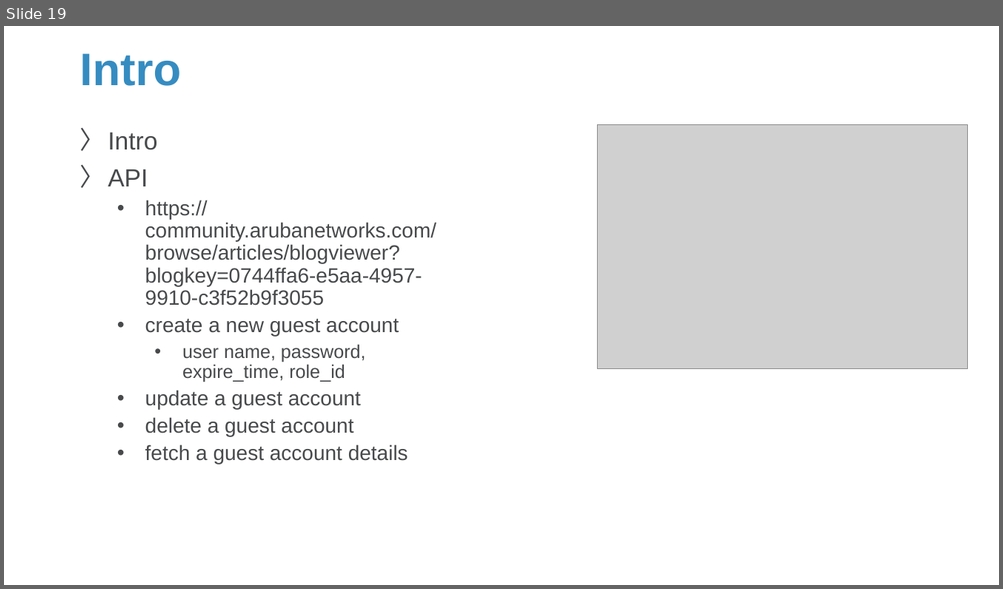
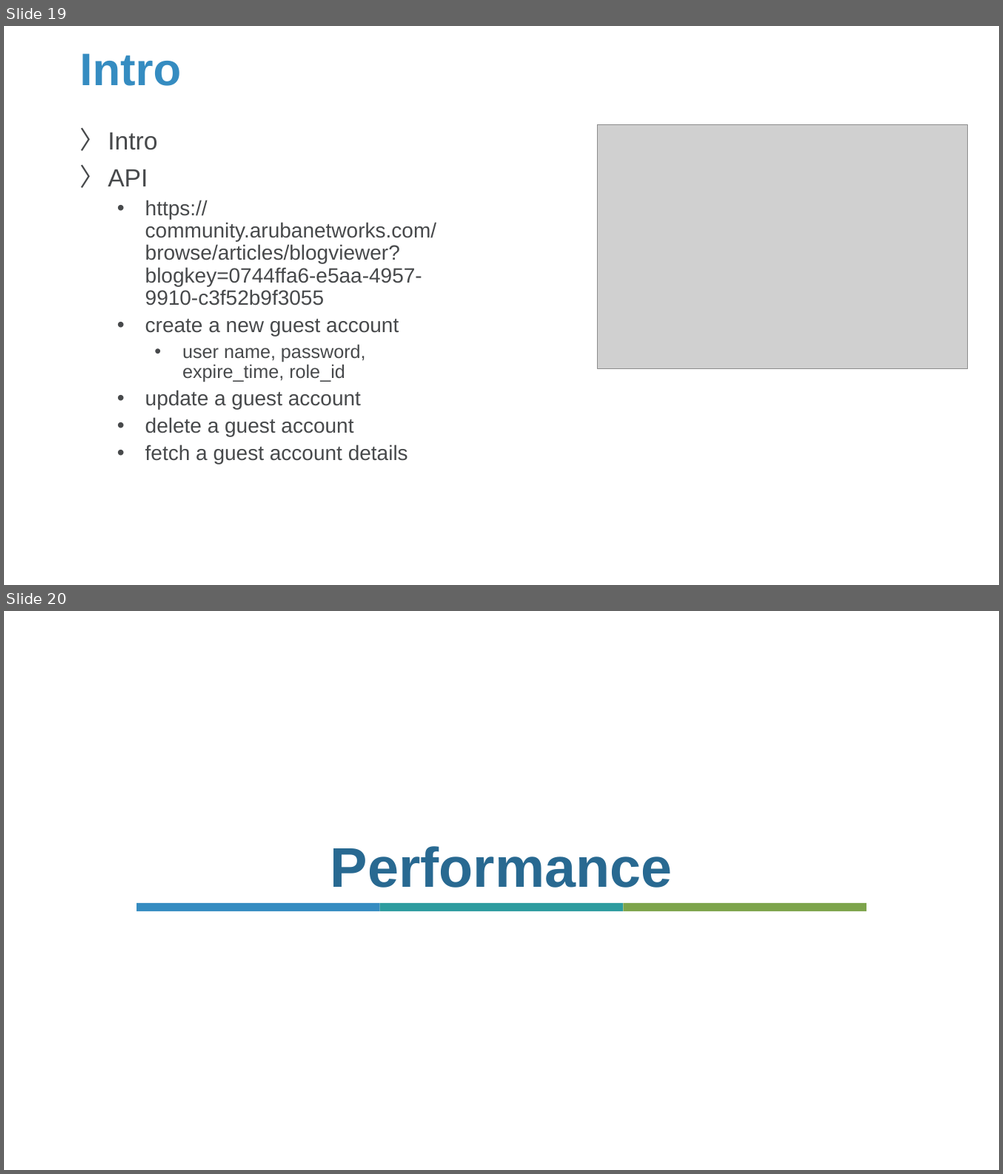
Before and after one commit to Sparks-Lu/TechNotes, a slide deck: Web/WebGeneral-Notes.pptx. Shown one above the other, each under a label of ours: slide 19 before the commit, slides 19 and 20 after it. The pictures are 1003x589 and 1003x1174 pixels, drawn with LibreOffice and Linux fonts; fonts in the diff are those of the drawing; grey boxes stand for pictures; background and template pictures are left out. Boxes give left, top, right and bottom in pixels: in the first picture for what was removed or moved away, otherwise in the second. Text is boxed around its words. In the diff, an @@ line names an element or a change of style, - is before the commit and + after.

```diff
--- a/Web/WebGeneral-Notes.pptx
+++ b/Web/WebGeneral-Notes.pptx
@@ slide 20 added at (4, 611, 999, 1170), background picture (left out) @@
@@ title added at (330, 846, 672, 888), 54 pt, text #286991, bold @@
+Performance
@@ rectangle added at (136, 903, 380, 911), fill #358CC1 @@
@@ rectangle added at (380, 903, 623, 911), fill #2D9C9F @@
@@ rectangle added at (623, 903, 867, 911), fill #7DA44B @@
```
Also in this commit, not shown: 1 other slide added, 5 other files.
